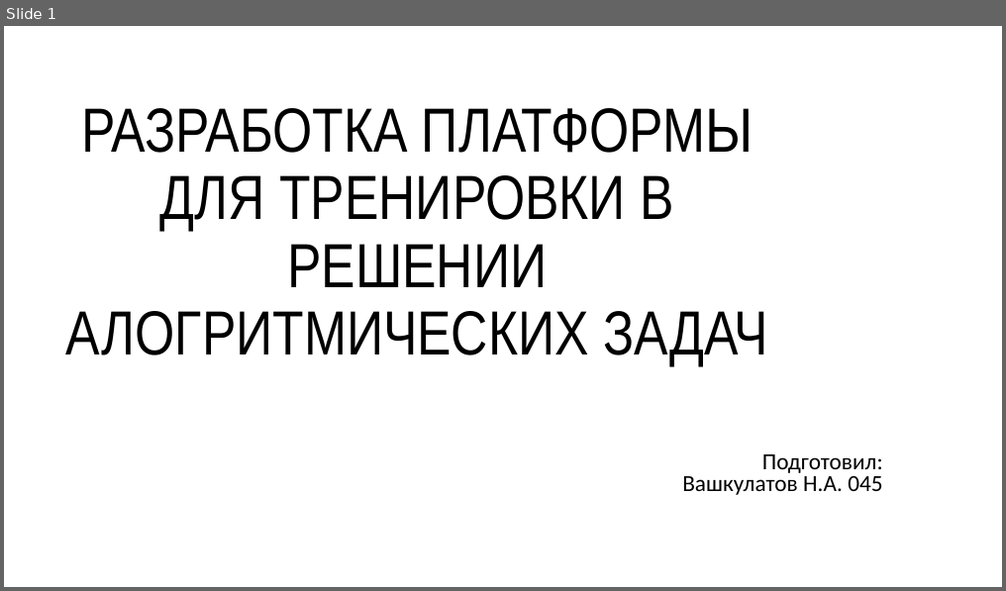
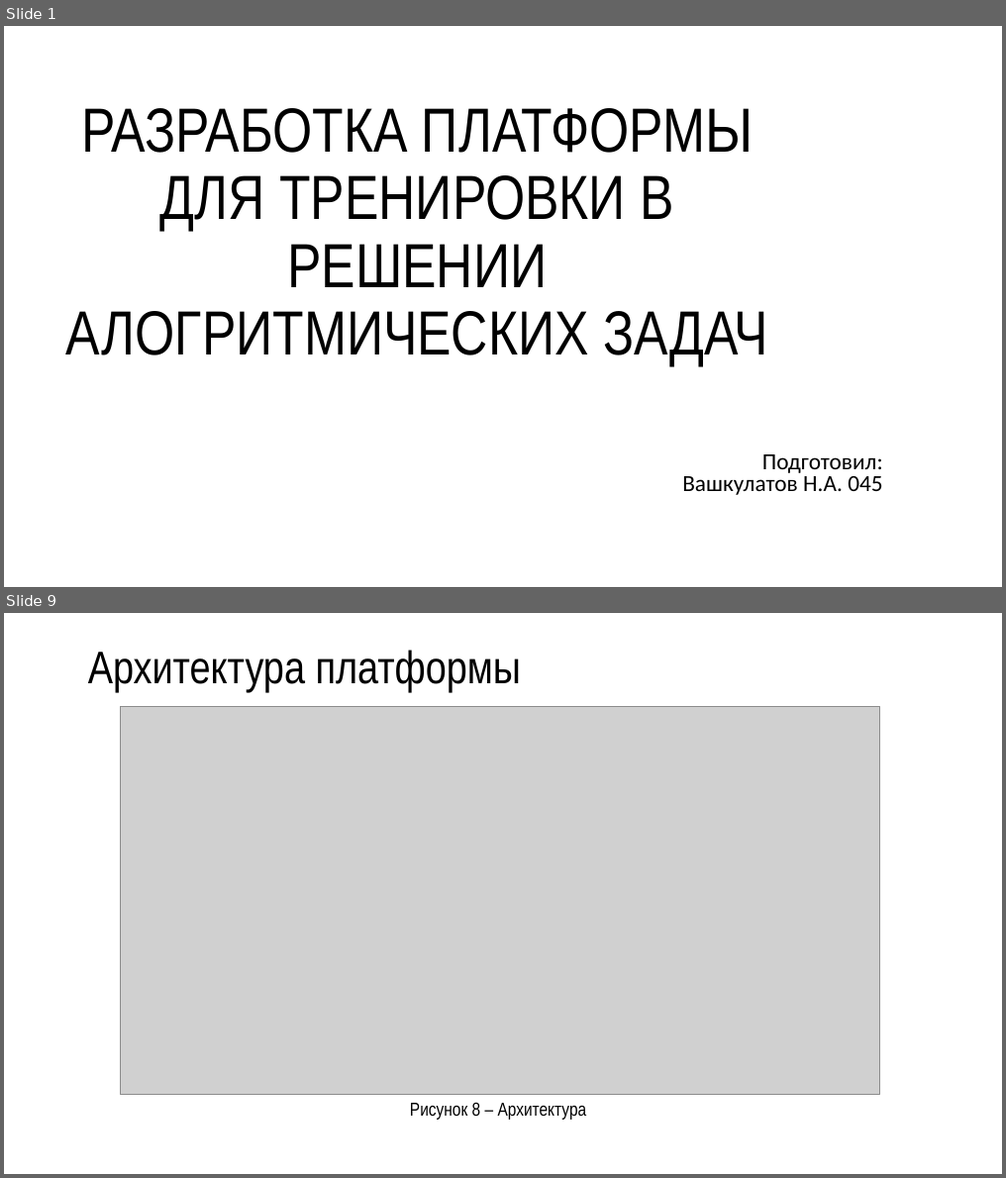
Before and after one commit to R3nnyWeb/codest-open, a slide deck: Презентация Microsoft PowerPoint.pptx. Shown one above the other, each under a label of ours: slide 1 before the commit, slides 1 and 9 after it; the slides between them are not shown. The pictures are 1006x591 and 1006x1178 pixels, drawn with LibreOffice and Linux fonts; fonts in the diff are those of the drawing; grey boxes stand for pictures; background and template pictures are left out. Boxes give left, top, right and bottom in pixels: in the first picture for what was removed or moved away, otherwise in the second. Text is boxed around its words. In the diff, an @@ line names an element or a change of style, - is before the commit and + after.

```diff
--- a/Презентация Microsoft PowerPoint.pptx
+++ b/Презентация Microsoft PowerPoint.pptx
@@ slide 9 added at [4,613,1002,1174], background picture (left out) @@
@@ title added at [88,650,521,692], 44 pt, text #000000 @@
+Архитектура платформы
@@ picture added at [121,707,880,1096] @@
@@ text added at [410,1102,587,1120], 18 pt, text #000000 @@
+Рисунок 8 – Архитектура
```
Also in this commit, not shown: 5 slides changed, 9 other slides added, 1 slide removed, 1 other file.
